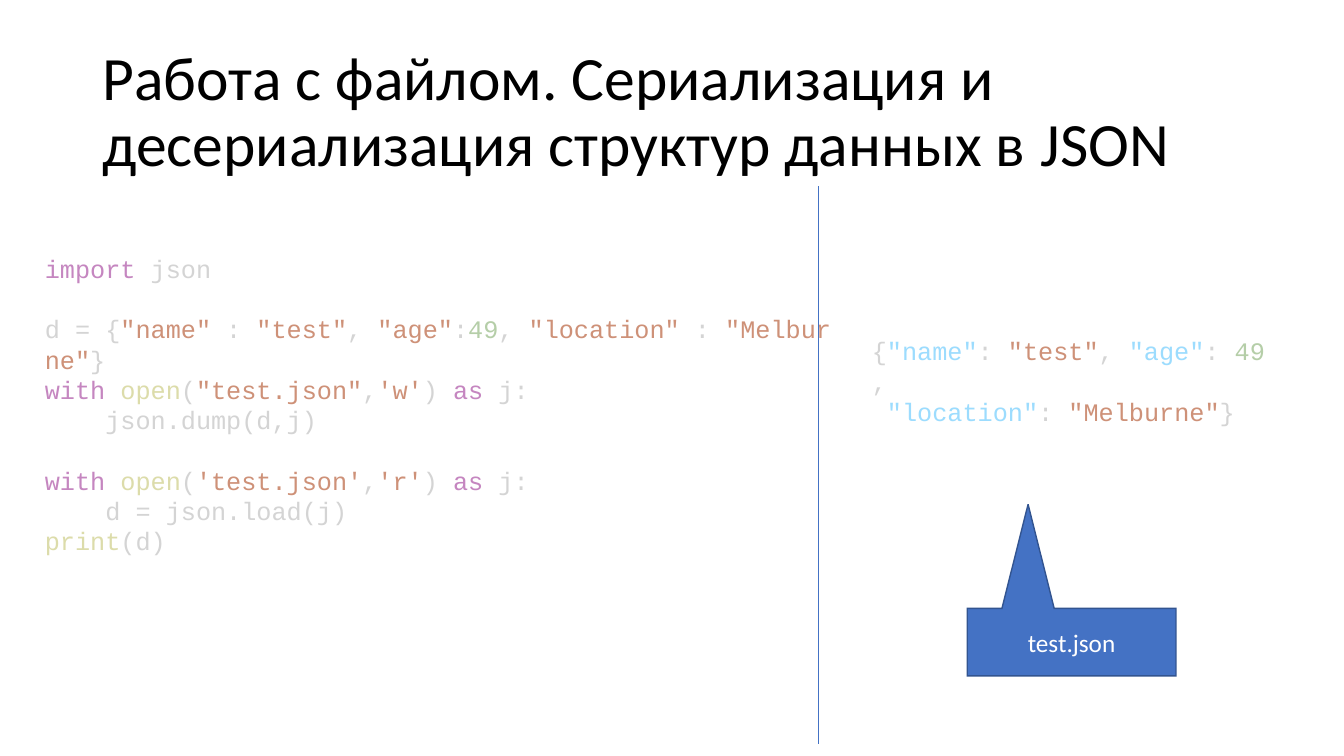
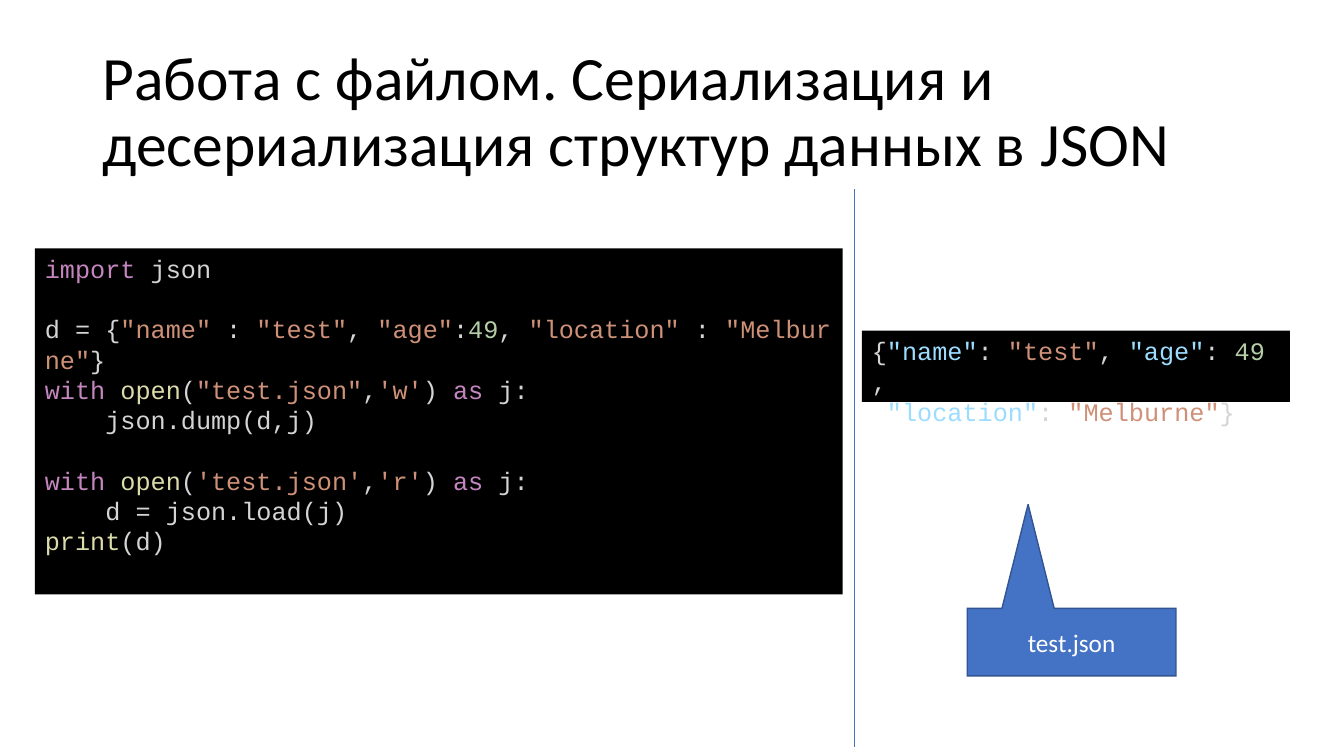
Before and after one commit to paveltsytovich/telegram-course, a slide deck: slide 99 of Presentation/Разработка ботов для телеграмм на Python.pptx. Drawn at 1344x756 pixels with LibreOffice and Linux fonts; fonts in the diff are those of the drawing. Boxes give left, top, right and bottom in pixels: in the first picture for what was removed or moved away, otherwise in the second. Text is boxed around its words. In the diff, an @@ line names an element or a change of style, - is before the commit and + after.

```diff
--- a/Presentation/Разработка ботов для телеграмм на Python.pptx
+++ b/Presentation/Разработка ботов для телеграмм на Python.pptx
@@ line moved from (819, 187) - (819, 744) to (855, 190) - (855, 747) @@
@@ rectangle "import json": place and size @@
-rectangle "import json" at (45,260,680,555)
+rectangle "import json" at (35,248,843,594)
@@ rectangle "import json" at (35,248,843,594): fill none to #000000 @@
@@ rectangle "{"name": "test", "age": 49, "location": ...": place and size @@
-rectangle "{"name": "test", "age": 49, "location": ..." at (872,342,1265,426)
+rectangle "{"name": "test", "age": 49, "location": ..." at (862,331,1291,402)
@@ rectangle "{"name": "test", "age": 49, "location": ..." at (862,331,1291,402): fill none to #000000 @@
```
Also in this commit, not shown: 23 other slides changed.
